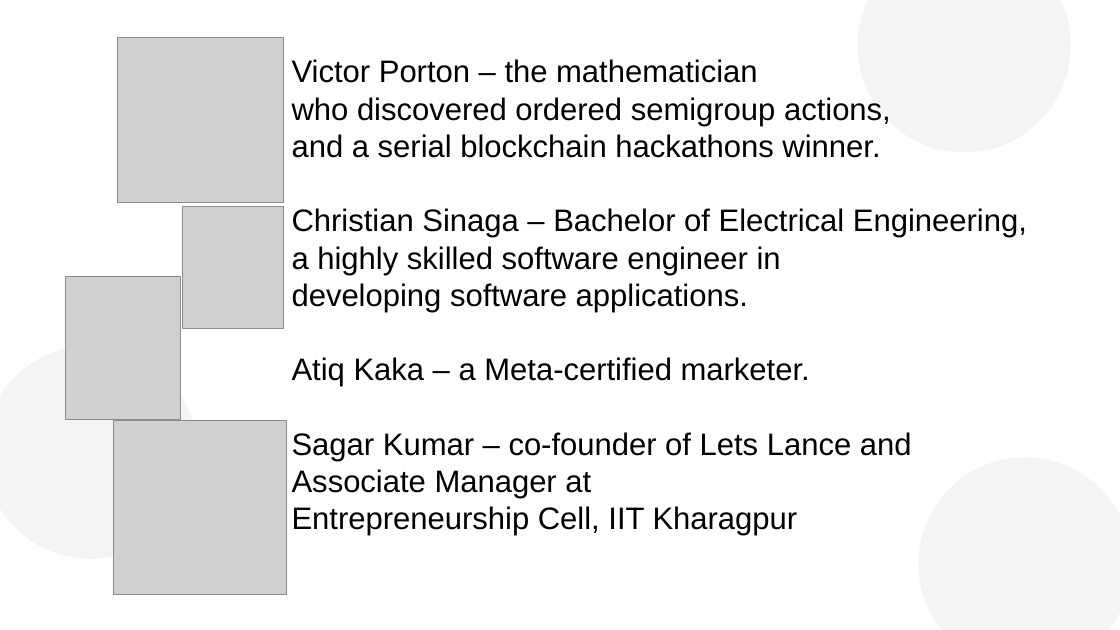
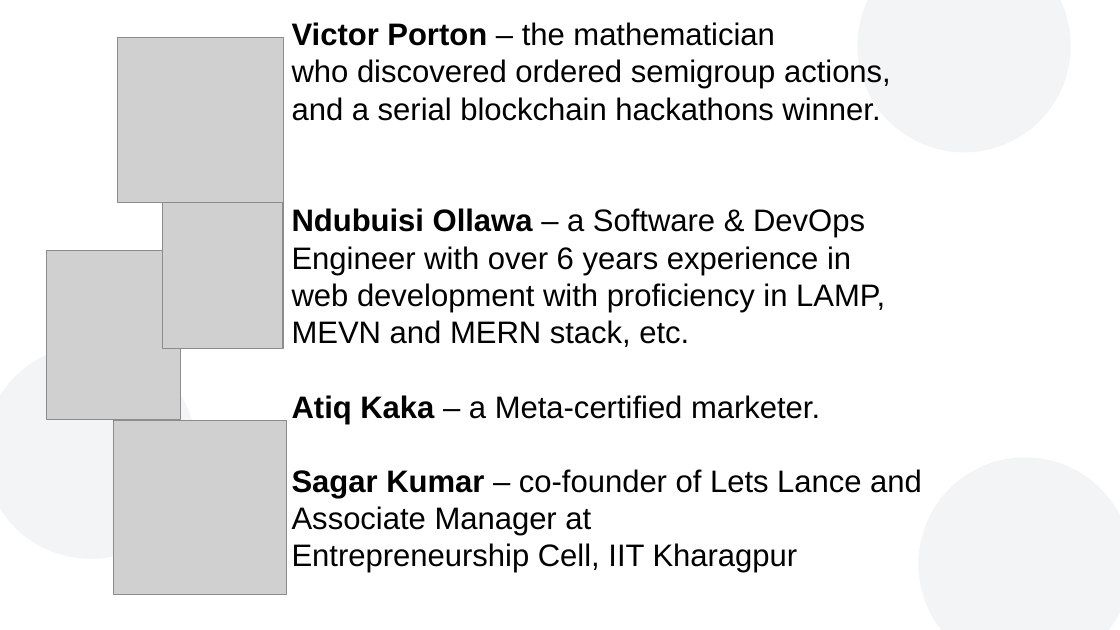
Before and after one commit to vporton/zondirectory2, a slide deck: slide 9 of docs/presentation.odp. Drawn at 1120x630 pixels with LibreOffice and Linux fonts; fonts in the diff are those of the drawing; grey boxes stand for pictures; background and template pictures are left out. Boxes give left, top, right and bottom in pixels: in the first picture for what was removed or moved away, otherwise in the second. Text is boxed around its words. In the diff, an @@ line names an element or a change of style, - is before the commit and + after.

```diff
--- a/docs/presentation.odp
+++ b/docs/presentation.odp
@@ text at bbox=[292, 22, 922, 573]: bold on in "Victor Porton", "Atiq Kaka Sagar Kumar" @@
@@ picture: place and size @@
-picture at bbox=[182, 206, 283, 328]
+picture at bbox=[163, 202, 284, 349]
@@ text at bbox=[292, 208, 885, 347]: text changed @@
-Christian Sinaga – Bachelor of Electrical Engineering,
-a highly skilled software engineer in
-developing software applications.
+Ndubuisi Ollawa – a Software & DevOps
+Engineer with over 6 years experience in
+web development with proficiency in LAMP,
+MEVN and MERN stack, etc.
@@ picture: place and size @@
-picture at bbox=[65, 277, 180, 420]
+picture at bbox=[47, 250, 181, 419]
```
Also in this commit, not shown: 2 other files.
